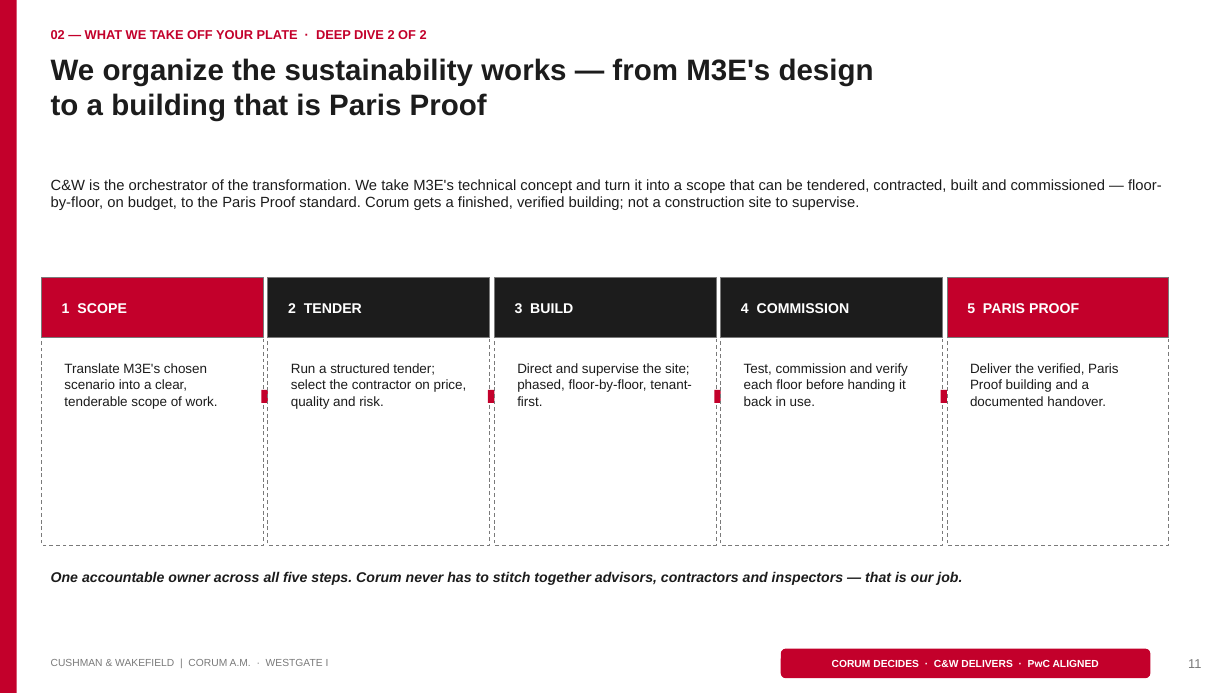
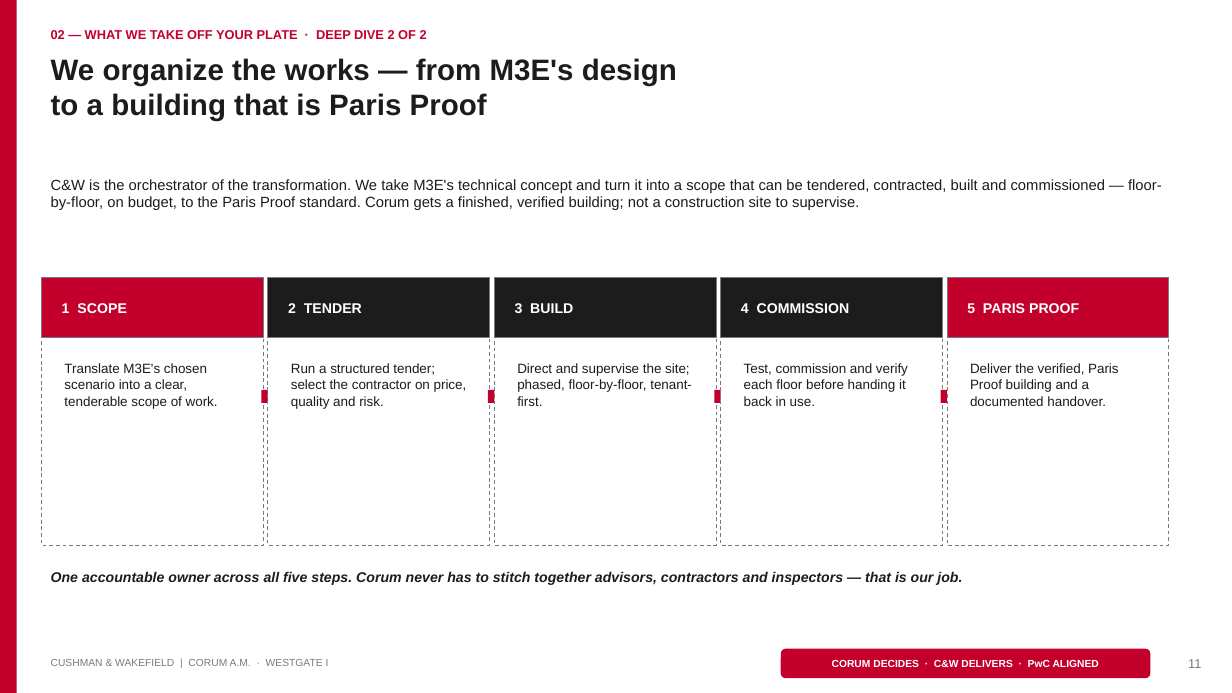
Before and after one commit to sjbezemer-cmyk/Solid-Base, a slide deck: slide 11 of corum-pitch/Corum-Westgate-I-Pitch-Wireframe.pptx. Drawn at 1232x693 pixels with LibreOffice and Linux fonts; fonts in the diff are those of the drawing. Boxes give left, top, right and bottom in pixels: in the first picture for what was removed or moved away, otherwise in the second. Text is boxed around its words. In the diff, an @@ line names an element or a change of style, - is before the commit and + after.

```diff
--- a/corum-pitch/Corum-Westgate-I-Pitch-Wireframe.pptx
+++ b/corum-pitch/Corum-Westgate-I-Pitch-Wireframe.pptx
@@ text at <box>51,58,677,86</box>: text changed @@
-We organize the sustainability works — from M3E's design
+We organize the works — from M3E's design
```
Also in this commit, not shown: 3 other slides changed, 1 other file.
